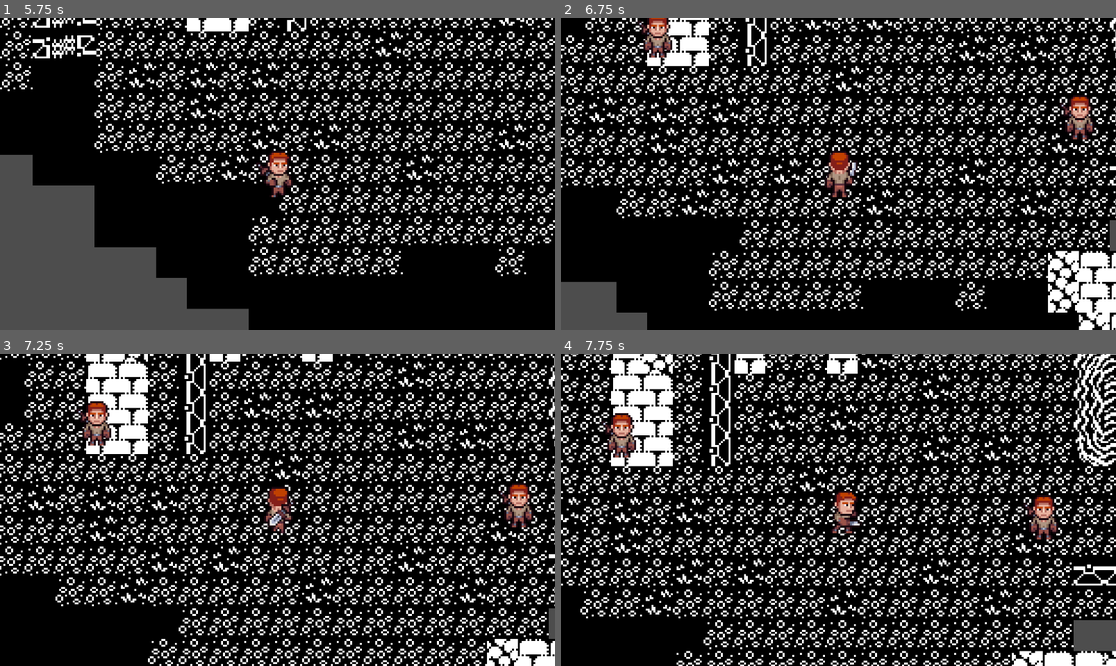
Above: before the commit, frames 1-4 (two rows, left to right).
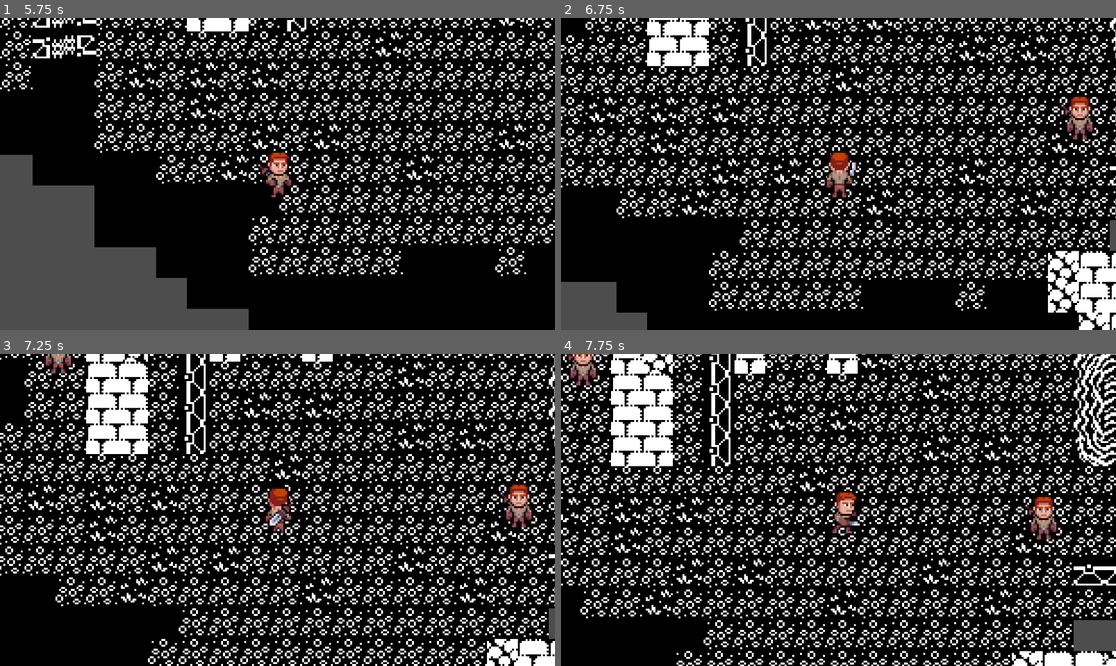
Above: after the commit, the same moments.

Repository: Lunoro/questpresso-2025
Game: Godot game, scene res://test.tscn
Same seed, same stepped clock (60 frames per second), same inputs: the game is played once before the commit and once after it. This scene is started directly instead of the project's main scene.
Inputs (mouse positions are in pixels of both pictures, inside the frame that each line leads up to):
- Up to frame 1 (5.75 s): move the mouse to (399, 158) at 0.52 s; hold D (right) 0.53-1.28 s; click (399, 158) at 0.6 s; move the mouse to (166, 189) at 1.27 s; hold S (down) 1.28-2.03 s; click (166, 189) at 1.35 s; move the mouse to (333, 105) at 2.02 s; hold D (right) 2.03-2.78 s; click (333, 105) at 2.1 s; move the mouse to (249, 236) at 2.77 s; hold W (up) 2.78-3.53 s; click (249, 236) at 2.85 s; move the mouse to (444, 220) at 3.52 s; hold A (left) 3.53-5.03 s; click (444, 220) at 3.6 s; move the mouse to (111, 127) at 4.27 s; click (111, 127) at 4.35 s; move the mouse to (305, 174) at 5.02 s; hold S (down) from 5.03 s (still down); click (305, 174) at 5.1 s
- Up to frame 2 (6.75 s): move the mouse to (755, 96) at 5.77 s; release S (down) at 5.78 s; hold D (right) 5.78-6.53 s; click (755, 96) at 5.85 s; move the mouse to (960, 158) at 6.52 s; hold W (up) from 6.53 s (still down); click (960, 158) at 6.6 s
- Up to frame 3 (7.25 s): keep holding W (up)
- Up to frame 4 (7.75 s): move the mouse to (727, 525) at 7.27 s; release W (up) at 7.28 s; hold D (right) from 7.28 s (still down); click (727, 525) at 7.35 s

Frame 1 is identical in both runs. In frame 2, 0.6% of the frame differs, in the area x 13-21%, y 0-13%; in frame 3, 0.9%; in frame 4, 1.0%, in the area x 1-14%, y 0-34%.

Commit message:
added pathfinding to enemy and attack to player

Diff:
--- a/Objects/Enemy.tscn
+++ b/Objects/Enemy.tscn
@@ -56,6 +56,8 @@
 
 [sub_resource type="CircleShape2D" id="CircleShape2D_elc20"]
 
+[sub_resource type="CircleShape2D" id="CircleShape2D_82iww"]
+
 [node name="Enemy" type="CharacterBody2D"]
 script = ExtResource("1_pfjfy")
 
@@ -79,6 +81,9 @@
 [node name="CollisionShape2D" type="CollisionShape2D" parent="Area2D2"]
 shape = SubResource("CircleShape2D_elc20")
 
+[node name="CollisionShape2D" type="CollisionShape2D" parent="."]
+shape = SubResource("CircleShape2D_82iww")
+
 [connection signal="animation_finished" from="AnimatedSprite2D" to="." method="_on_animated_sprite_2d_animation_finished"]
 [connection signal="area_entered" from="Area2D" to="." method="_on_area_2d_area_entered"]
 [connection signal="body_entered" from="Area2D" to="." method="_on_area_2d_body_entered"]
--- a/Objects/Player.tscn
+++ b/Objects/Player.tscn
@@ -1,6 +1,6 @@
 [gd_scene load_steps=128 format=3 uid="uid://d0b424myd7i3u"]
 
-[ext_resource type="Script" uid="uid://dnlss3gbhjecj" path="res://Scripts/player/movement.gd" id="1_2qdoy"]
+[ext_resource type="Script" uid="uid://dnlss3gbhjecj" path="res://Scripts/player/player.gd" id="1_2qdoy"]
 [ext_resource type="Texture2D" uid="uid://1ofxnn85cbyi" path="res://Assets/RPG_Hero/idle/idle_down_40x40.png" id="2_cxr5p"]
 [ext_resource type="Texture2D" uid="uid://c2oas2xs6mi84" path="res://Assets/RPG_Hero/attack/attack_down_40x40.png" id="2_dmq7b"]
 [ext_resource type="Texture2D" uid="uid://clwqcuaul7bfe" path="res://Assets/RPG_Hero/attack/attack_left_40x40.png" id="3_kwjl5"]
--- a/Scenes/Scene-1.tscn
+++ b/Scenes/Scene-1.tscn
@@ -156,6 +156,11 @@
 physics_layer_0/collision_mask = 3
 sources/0 = SubResource("TileSetAtlasSource_cl5pu")
 
+[sub_resource type="NavigationPolygon" id="NavigationPolygon_pv4y8"]
+vertices = PackedVector2Array(220.96094, 120, -220.07813, 120, -221.92188, -116.0625, 220.03125, -118.92969)
+polygons = Array[PackedInt32Array]([PackedInt32Array(0, 1, 2, 3)])
+outlines = Array[PackedVector2Array]([PackedVector2Array(-232, -126, -230, 130, 231, 130, 230, -129)])
+
 [node name="Node2D" type="Node2D"]
 
 [node name="Player" parent="." instance=ExtResource("1_y34fs")]
@@ -172,3 +177,6 @@
 [node name="CharacterBody2D" parent="." node_paths=PackedStringArray("target") instance=ExtResource("3_pv4y8")]
 position = Vector2(-102, -105)
 target = NodePath("../Player")
+
+[node name="NavigationRegion2D" type="NavigationRegion2D" parent="."]
+navigation_polygon = SubResource("NavigationPolygon_pv4y8")
--- a/Scripts/enemy/enemy.gd
+++ b/Scripts/enemy/enemy.gd
@@ -1,19 +1,27 @@
 extends CharacterBody2D
+
+enum Direction {LEFT, RIGHT, UP, DOWN}
 
 @onready var vision_area = $Area2D
 @onready var navigation_agent = $NavigationAgent2D
 @export var target : CharacterBody2D
-@export var speed : int = 50;
-
-#TODO: Add Pathfinding
+@export var speed : int = 200;
 
 var in_sight = false
 func _physics_process(delta: float) -> void:
-	if in_sight:
-		var direction = (target.position - position).normalized()
-		velocity = direction * speed
-		move_and_slide()
-		print(velocity)
+	if !in_sight:
+		return
+
+	if navigation_agent.is_target_reached():
+		return
+
+	var next_position = navigation_agent.get_next_path_position()
+	var direction = (next_position - global_position).normalized()
+
+	velocity = direction * speed
+	move_and_slide()
+
+# if player was in sight for a few seconds -> npc rushes to him and chases him, if hes out of vision he stops
 
 func _on_area_2d_body_entered(body: Node2D) -> void:
 	if body.name == "Player":
@@ -22,3 +30,7 @@
 func _on_area_2d_body_exited(body: Node2D) -> void:
 	if body.name == "Player":
 		in_sight = false
+
+func _on_timer_timeout() -> void:
+	if navigation_agent.target_position != target.global_position:
+		navigation_agent.target_position = target.global_position
--- a/Scripts/player/attack.gd
+++ /dev/null
@@ -1 +0,0 @@
-extends CharacterBody2D
--- a/Scripts/player/health.gd
+++ /dev/null
@@ -1 +0,0 @@
-extends CharacterBody2D
--- a/test.tscn
+++ b/test.tscn
@@ -1,8 +1,26 @@
-[gd_scene load_steps=8 format=4 uid="uid://dmp0856yvgnrd"]
+[gd_scene load_steps=14 format=4 uid="uid://dmp0856yvgnrd"]
 
 [ext_resource type="Texture2D" uid="uid://cu7cidxoeagfv" path="res://Assets/DoomlandKit/DoomlandKit/Tiles-16x16.png" id="1_8uh7m"]
 [ext_resource type="PackedScene" uid="uid://d0b424myd7i3u" path="res://Objects/Player.tscn" id="2_6uqi0"]
 [ext_resource type="PackedScene" uid="uid://brliyf0hak32e" path="res://Objects/Enemy.tscn" id="3_6uqi0"]
+
+[sub_resource type="NavigationPolygon" id="NavigationPolygon_ykrsh"]
+vertices = PackedVector2Array(8, 8, -8, 8, -8, -8, 8, -8)
+polygons = Array[PackedInt32Array]([PackedInt32Array(0, 1, 2, 3)])
+outlines = Array[PackedVector2Array]([PackedVector2Array(-8, -8, 8, -8, 8, 8, -8, 8)])
+agent_radius = 0.0
+
+[sub_resource type="NavigationPolygon" id="NavigationPolygon_g14j6"]
+vertices = PackedVector2Array(8, 8, -8, 8, -8, -8, 8, -8)
+polygons = Array[PackedInt32Array]([PackedInt32Array(0, 1, 2, 3)])
+outlines = Array[PackedVector2Array]([PackedVector2Array(-8, -8, 8, -8, 8, 8, -8, 8)])
+agent_radius = 0.0
+
+[sub_resource type="NavigationPolygon" id="NavigationPolygon_vbegm"]
+vertices = PackedVector2Array(8, 8, -8, 8, -8, -8, 8, -8)
+polygons = Array[PackedInt32Array]([PackedInt32Array(0, 1, 2, 3)])
+outlines = Array[PackedVector2Array]([PackedVector2Array(-8, -8, 8, -8, 8, 8, -8, 8)])
+agent_radius = 0.0
 
 [sub_resource type="TileSetAtlasSource" id="TileSetAtlasSource_ppyta"]
 texture = ExtResource("1_8uh7m")
@@ -19,7 +37,9 @@
 5:0/0 = 0
 5:0/0/physics_layer_0/polygon_0/points = PackedVector2Array(-8, -8, 8, -8, 8, 8, -8, 8)
 6:0/0 = 0
+6:0/0/navigation_layer_0/polygon = SubResource("NavigationPolygon_g14j6")
 7:0/0 = 0
+7:0/0/navigation_layer_0/polygon = SubResource("NavigationPolygon_vbegm")
 0:1/0 = 0
 0:1/0/physics_layer_0/polygon_0/points = PackedVector2Array(-8, -8, 8, -8, 8, 8, -8, 8)
 1:1/0 = 0
@@ -30,9 +50,13 @@
 3:1/0/physics_layer_0/polygon_0/points = PackedVector2Array(-8, -8, 8, -8, 8, 8, -8, 8)
 4:1/0 = 0
 4:1/0/physics_layer_0/polygon_0/points = PackedVector2Array(-8, -8, 8, -8, 8, 8, -8, 8)
+4:1/0/navigation_layer_0/polygon = SubResource("NavigationPolygon_ykrsh")
 5:1/0 = 0
+5:1/0/navigation_layer_0/polygon = SubResource("NavigationPolygon_ykrsh")
 6:1/0 = 0
+6:1/0/navigation_layer_0/polygon = SubResource("NavigationPolygon_ykrsh")
 7:1/0 = 0
+7:1/0/navigation_layer_0/polygon = SubResource("NavigationPolygon_ykrsh")
 0:2/0 = 0
 1:2/0 = 0
 2:2/0 = 0
@@ -56,7 +80,20 @@
 
 [sub_resource type="TileSet" id="TileSet_ykrsh"]
 physics_layer_0/collision_layer = 1
+navigation_layer_0/layers = 1
 sources/0 = SubResource("TileSetAtlasSource_ppyta")
+
+[sub_resource type="NavigationPolygon" id="NavigationPolygon_6uqi0"]
+vertices = PackedVector2Array(8, 8, -8, 8, -8, -8, 8, -8)
+polygons = Array[PackedInt32Array]([PackedInt32Array(0, 1, 2, 3)])
+outlines = Array[PackedVector2Array]([PackedVector2Array(-8, -8, 8, -8, 8, 8, -8, 8)])
+agent_radius = 0.0
+
+[sub_resource type="NavigationPolygon" id="NavigationPolygon_ppyta"]
+vertices = PackedVector2Array(8, 8, -8, 8, -8, -8, 8, -8)
+polygons = Array[PackedInt32Array]([PackedInt32Array(0, 1, 2, 3)])
+outlines = Array[PackedVector2Array]([PackedVector2Array(-8, -8, 8, -8, 8, 8, -8, 8)])
+agent_radius = 0.0
 
 [sub_resource type="TileSetAtlasSource" id="TileSetAtlasSource_g14j6"]
 texture = ExtResource("1_8uh7m")
@@ -67,7 +104,9 @@
 4:0/0 = 0
 5:0/0 = 0
 6:0/0 = 0
+6:0/0/navigation_layer_0/polygon = SubResource("NavigationPolygon_6uqi0")
 7:0/0 = 0
+7:0/0/navigation_layer_0/polygon = SubResource("NavigationPolygon_ppyta")
 0:1/0 = 0
 1:1/0 = 0
 2:1/0 = 0
@@ -95,7 +134,10 @@
 
 [sub_resource type="TileSet" id="TileSet_vbegm"]
 physics_layer_0/collision_layer = 1
+navigation_layer_0/layers = 7
 sources/0 = SubResource("TileSetAtlasSource_g14j6")
+
+[sub_resource type="CircleShape2D" id="CircleShape2D_6uqi0"]
 
 [node name="test" type="Node2D"]
 
@@ -114,10 +156,19 @@
 
 [node name="CharacterBody2D" parent="." node_paths=PackedStringArray("target") instance=ExtResource("3_6uqi0")]
 position = Vector2(-111, 26)
+target = NodePath("../test")
+
+[node name="CharacterBody2D2" parent="." node_paths=PackedStringArray("target") instance=ExtResource("3_6uqi0")]
+position = Vector2(128, 106)
 target = NodePath("../Player")
 
-[node name="CharacterBody2D2" parent="." instance=ExtResource("3_6uqi0")]
-position = Vector2(128, 106)
+[node name="CharacterBody2D3" parent="." node_paths=PackedStringArray("target") instance=ExtResource("3_6uqi0")]
+visible = false
+position = Vector2(-227, 55)
+target = NodePath("../Player")
 
-[node name="CharacterBody2D3" parent="." instance=ExtResource("3_6uqi0")]
-position = Vector2(-227, 55)
+[node name="test" type="CharacterBody2D" parent="."]
+
+[node name="CollisionShape2D" type="CollisionShape2D" parent="test"]
+position = Vector2(33, 61)
+shape = SubResource("CircleShape2D_6uqi0")
Not shown: 1 places in Objects/Enemy.tscn that only renumber resources
Not shown: 1 places in Scenes/Scene-1.tscn that only renumber resources
Not shown, removed: Scripts/player/attack.gd.uid
Not shown, removed: Scripts/player/health.gd.uid
Renamed: Scripts/player/movement.gd -> Scripts/player/player.gd
Renamed: Scripts/player/movement.gd.uid -> Scripts/player/player.gd.uid
